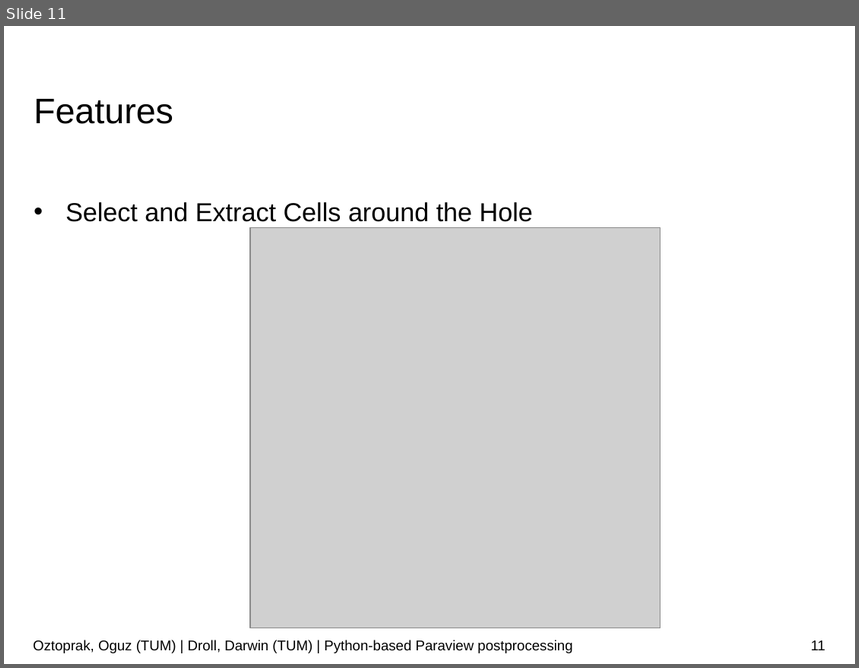
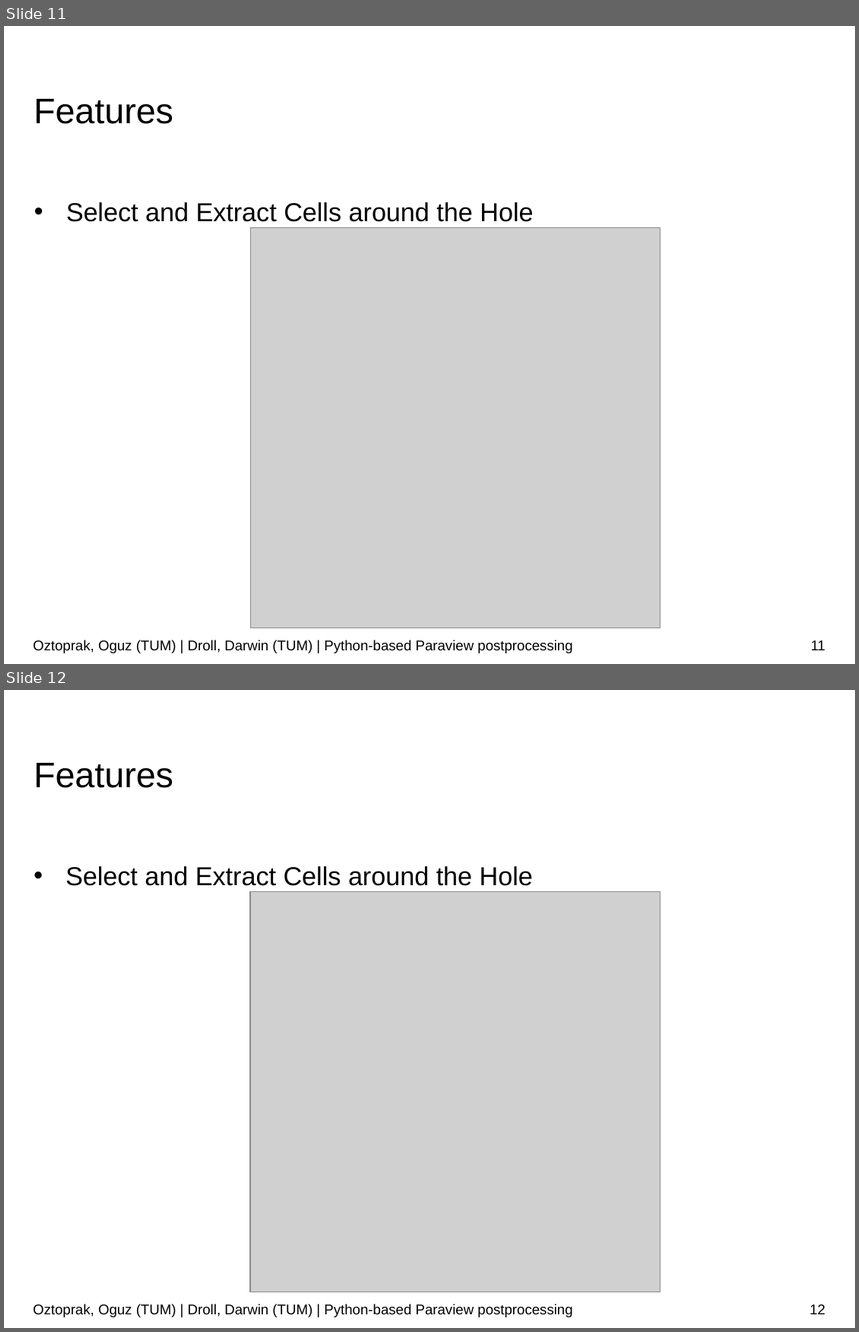
Before and after one commit to JusticeBoi/Paraview-PostProcessing-SoftwareLab, a slide deck: Paraview-postprocessor.pptx. Shown one above the other, each under a label of ours: slide 11 before the commit, slides 11 and 12 after it. The pictures are 859x668 and 859x1332 pixels, drawn with LibreOffice and Linux fonts; fonts in the diff are those of the drawing; grey boxes stand for pictures; background and template pictures are left out. Boxes give left, top, right and bottom in pixels: in the first picture for what was removed or moved away, otherwise in the second. Text is boxed around its words. In the diff, an @@ line names an element or a change of style, - is before the commit and + after.

```diff
--- a/Paraview-postprocessor.pptx
+++ b/Paraview-postprocessor.pptx
@@ slide 11 added at [4,26,855,664], background #FFFFFF @@
@@ text added at [34,99,173,124], 30 pt, text #000000 @@
+Features
@@ text added at [66,202,533,222], 22 pt, text #000000 @@
+• Select and Extract Cells around the Hole
@@ picture added at [251,227,661,629] @@
@@ text added at [33,640,572,654], 12 pt, text #000000 @@
+Oztoprak, Oguz (TUM) | Droll, Darwin (TUM) | Python-based Paraview postprocessing
@@ page number added at [811,641,826,651], 12 pt, text #000000 @@
+11
@@ what was slide 11 is now slide 12 @@
@@ page number at [810,1305,826,1315]: text changed @@
-11
+12
```
Also in this commit, not shown: 1 slide changed, 1 other file.
